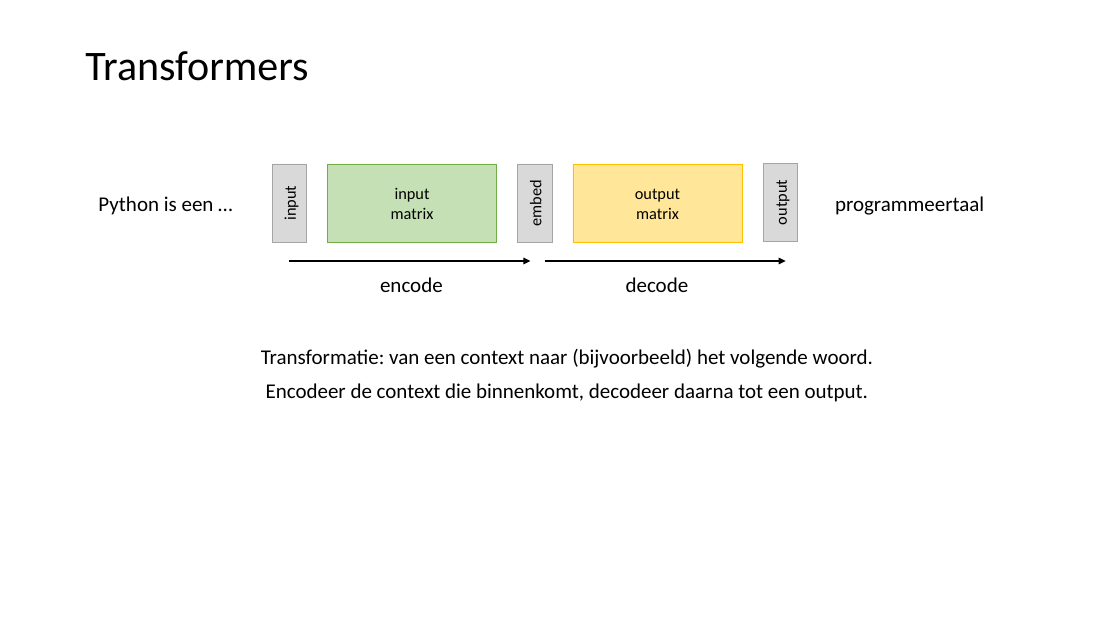
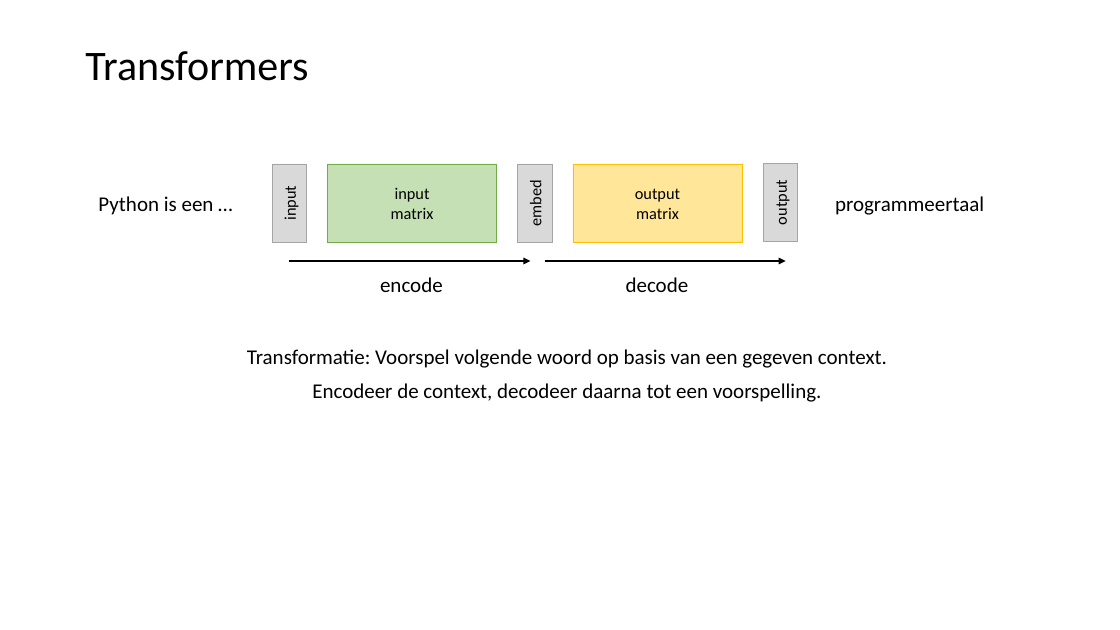
Before and after one commit to LFKoning/knowledge-sharing, a slide deck: slide 52 of python_course/5_nlp/python_cursus_5.pptx (slide 60 before the commit). Drawn at 1120x630 pixels with LibreOffice and Linux fonts; fonts in the diff are those of the drawing. Boxes give left, top, right and bottom in pixels: in the first picture for what was removed or moved away, otherwise in the second. Text is boxed around its words. In the diff, an @@ line names an element or a change of style, - is before the commit and + after.

```diff
--- a/python_course/5_nlp/python_cursus_5.pptx
+++ b/python_course/5_nlp/python_cursus_5.pptx
@@ text at [247,349,887,402]: text changed @@
-Transformatie: van een context naar (bijvoorbeeld) het volgende woord.
-Encodeer de context die binnenkomt, decodeer daarna tot een output.
+Transformatie: Voorspel volgende woord op basis van een gegeven context.
+Encodeer de context, decodeer daarna tot een voorspelling.
```
Also in this commit, not shown: 6 other slides changed, 3 slides removed.
